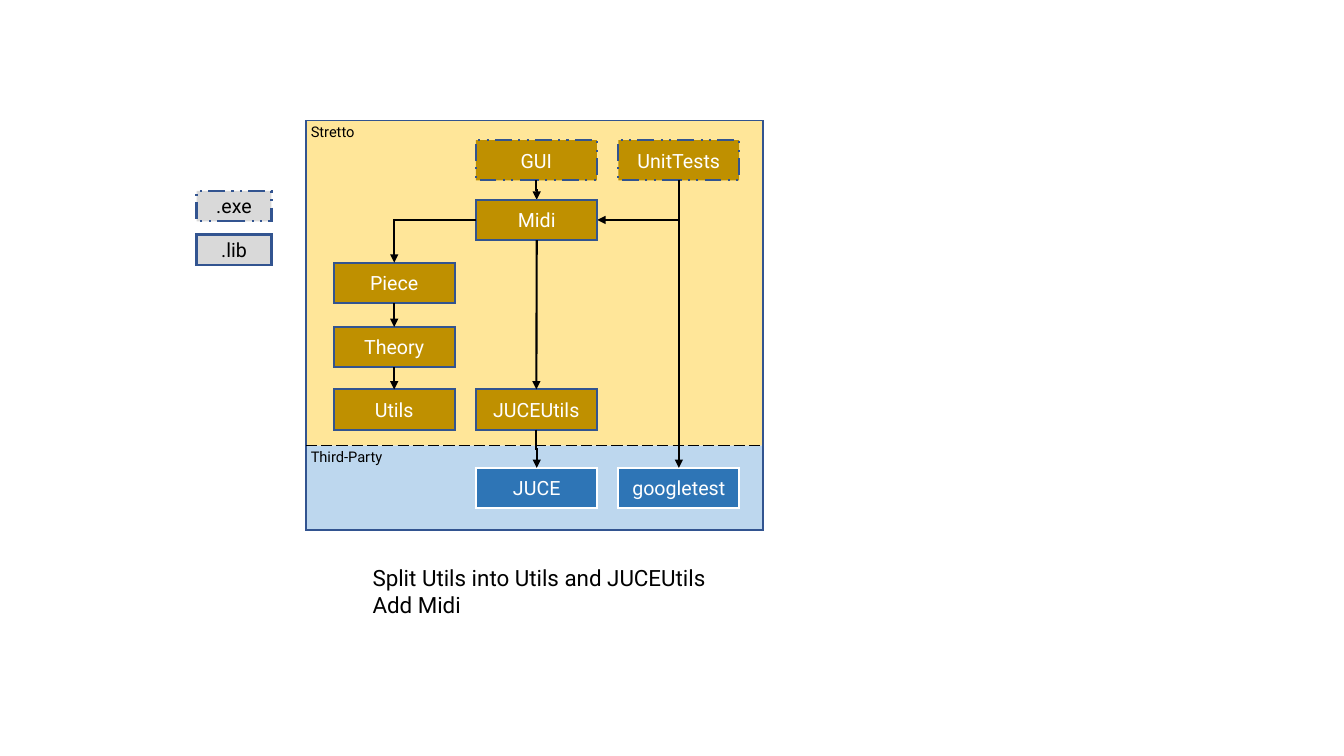
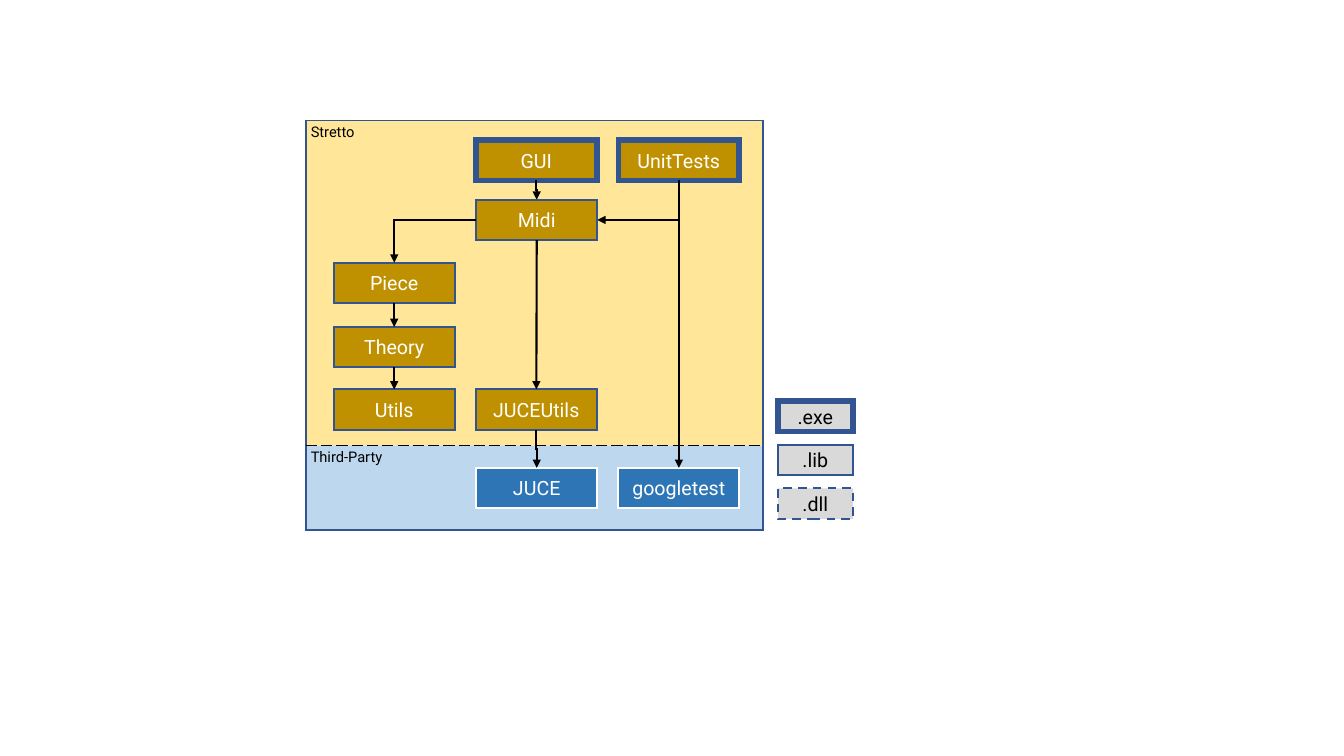
Before and after one commit to FXGuild/Stretto, a slide deck: slide 2 of Wiki/Layering/Layering.pptx. Drawn at 1344x756 pixels with LibreOffice and Linux fonts; fonts in the diff are those of the drawing. Boxes give left, top, right and bottom in pixels: in the first picture for what was removed or moved away, otherwise in the second. Text is boxed around its words. In the diff, an @@ line names an element or a change of style, - is before the commit and + after.

```diff
--- a/Wiki/Layering/Layering.pptx
+++ b/Wiki/Layering/Layering.pptx
@@ outline #325491 1.5 pt dashed to #325491 4 pt in 3 elements at (x1=476, y1=140, x2=597, y2=180), (x1=618, y1=140, x2=739, y2=180), (x1=778, y1=401, x2=853, y2=432) @@
@@ rectangle ".exe" moved from (x1=197, y1=191, x2=271, y2=221) to (x1=778, y1=401, x2=853, y2=432) @@
@@ rectangle ".lib" moved from (x1=197, y1=235, x2=271, y2=265) to (x1=778, y1=445, x2=853, y2=475) @@
@@ rectangle added at (x1=778, y1=489, x2=853, y2=519), fill #D9D9D9, outline #325491 1.5 pt dashed, 14 pt, text #000000 @@
+.dll
@@ text removed at (x1=373, y1=569, x2=705, y2=614) @@
-Split Utils into Utils and JUCEUtils
-Add Midi
```
Also in this commit, not shown: 2 other slides changed, 1 slide added, 7 other files.
